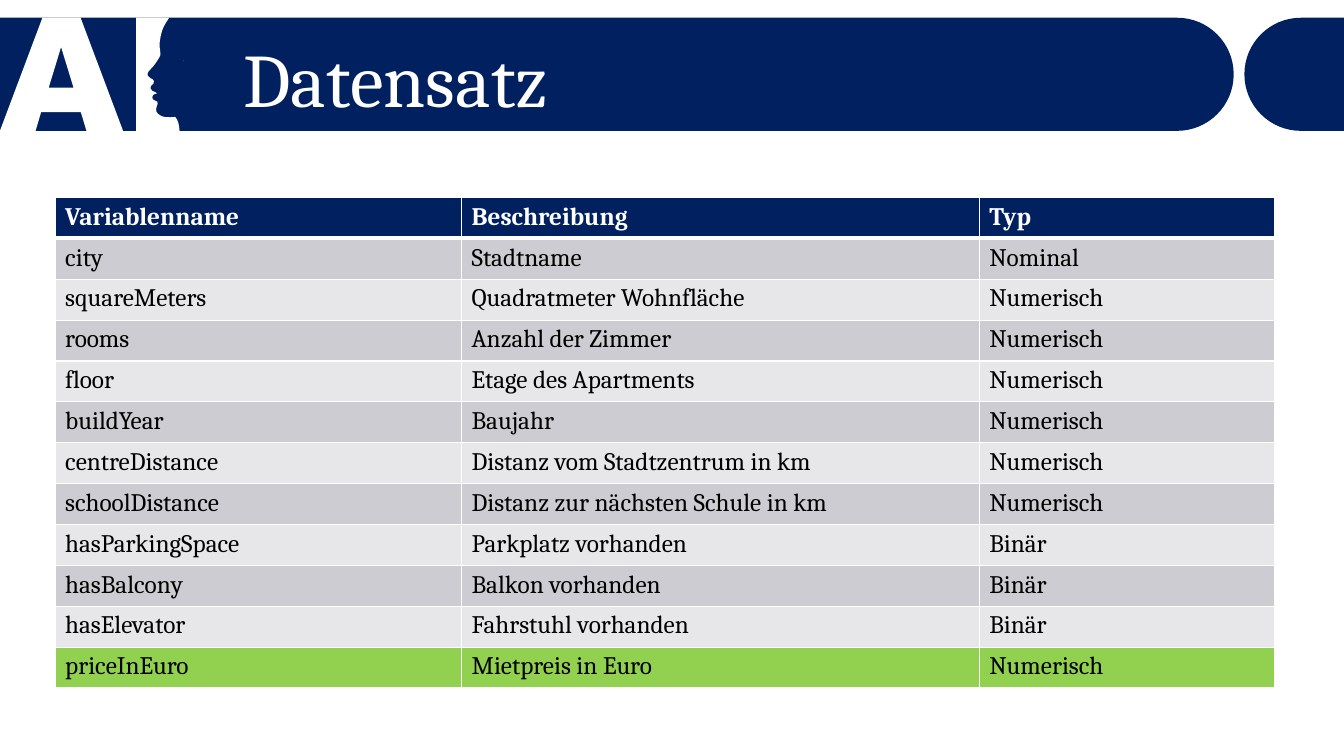
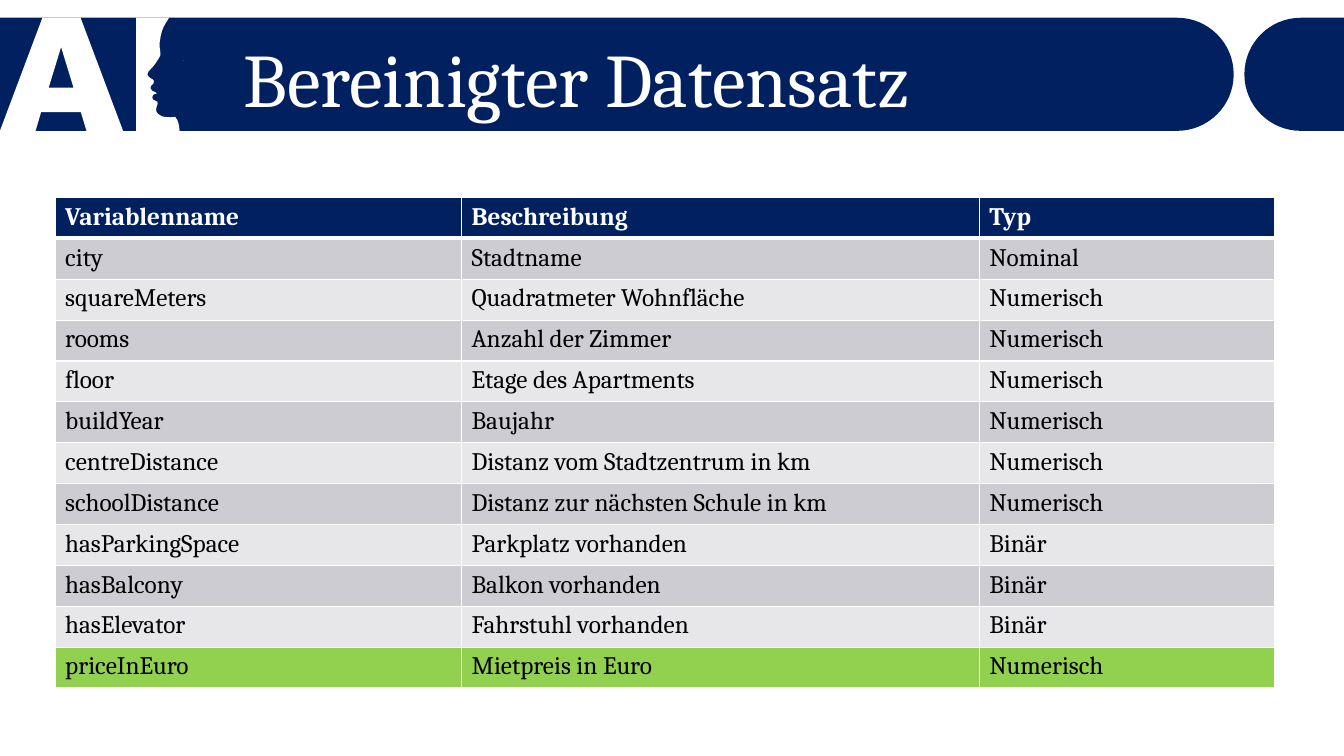
Before and after one commit to Dewin154/Projekt_Bauer, a slide deck: slide 3 of Mietspiegel_in_Polen.pptx. Drawn at 1344x756 pixels with LibreOffice and Linux fonts; fonts in the diff are those of the drawing. Boxes give left, top, right and bottom in pixels: in the first picture for what was removed or moved away, otherwise in the second. Text is boxed around its words. In the diff, an @@ line names an element or a change of style, - is before the commit and + after.

```diff
--- a/Mietspiegel_in_Polen.pptx
+++ b/Mietspiegel_in_Polen.pptx
@@ text at [244,56,909,123]: text changed @@
-Datensatz
+Bereinigter Datensatz
```
Also in this commit, not shown: 2 other slides changed, 1 slide added.
